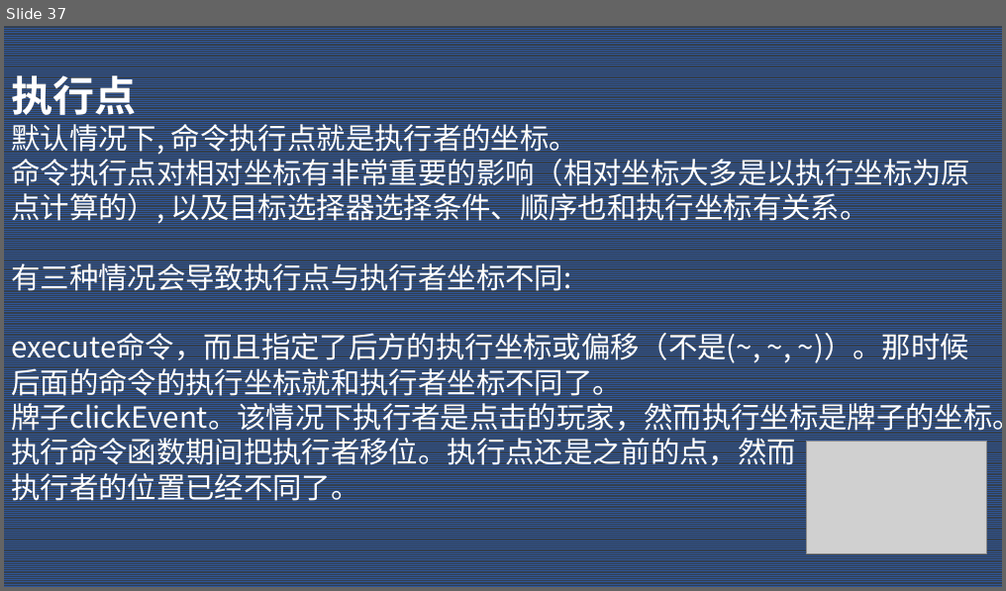
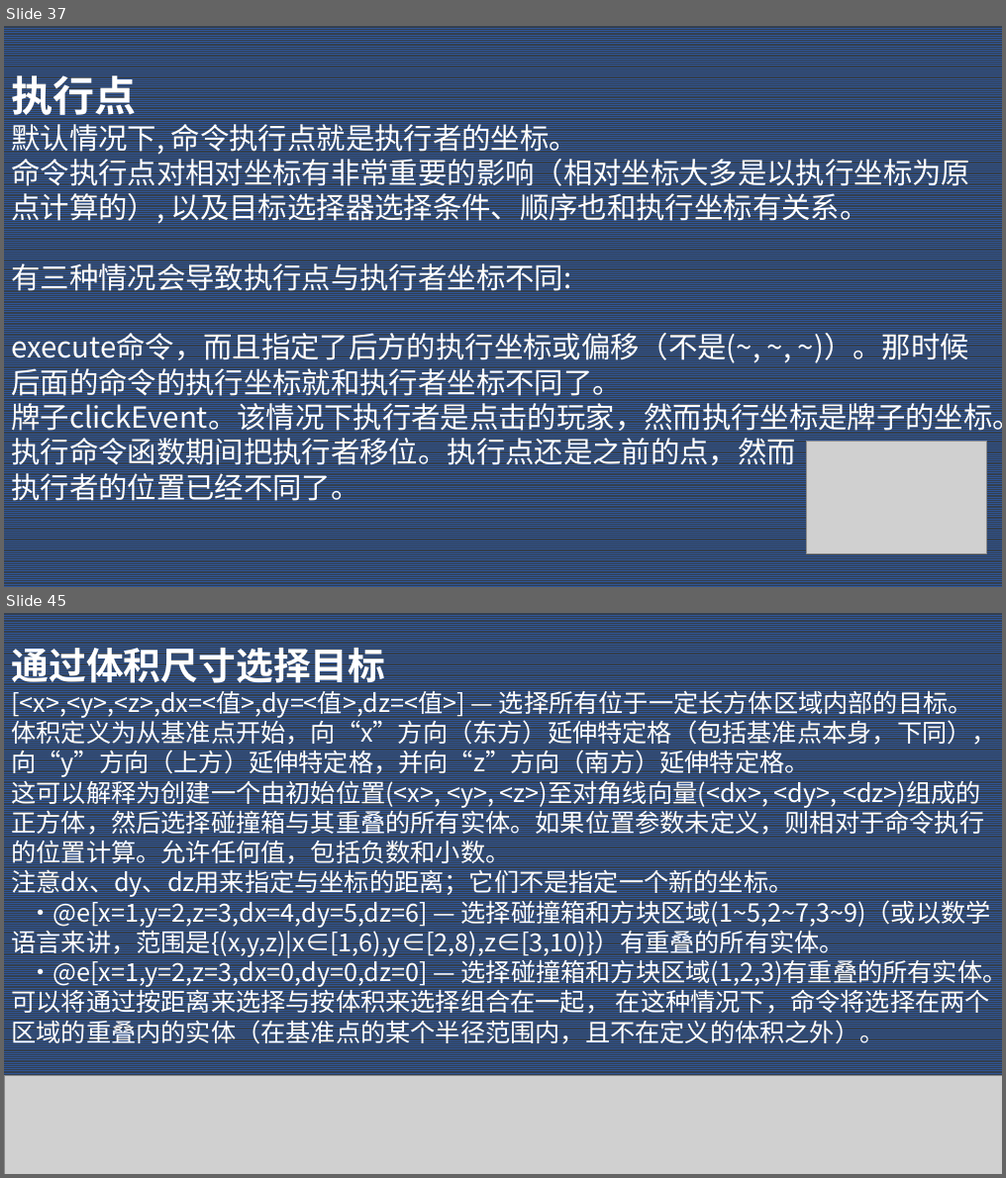
Before and after one commit to Dubhe-Studio/VanillaModTutorialVideo, a slide deck: Day 1 基础概念/PPT/Day 1.pptx. Shown one above the other, each under a label of ours: slide 37 before the commit, slides 37 and 45 after it; the slides between them are not shown. The pictures are 1006x591 and 1006x1178 pixels, drawn with LibreOffice and Linux fonts; fonts in the diff are those of the drawing; grey boxes stand for pictures. Boxes give left, top, right and bottom in pixels: in the first picture for what was removed or moved away, otherwise in the second. Text is boxed around its words. In the diff, an @@ line names an element or a change of style, - is before the commit and + after.

```diff
--- a/Day 1 基础概念/PPT/Day 1.pptx
+++ b/Day 1 基础概念/PPT/Day 1.pptx
@@ slide 45 added at [4, 613, 1002, 1174], background pattern #2F5597 on #333F50 @@
@@ text added at [11, 642, 1002, 1049], 24 pt, text #FFFFFF @@
+通过体积尺寸选择目标
+[<x>,<y>,<z>,dx=<值>,dy=<值>,dz=<值>] — 选择所有位于一定长方体区域内部的目标。体积定义为从基准点开始，向“x”方向（东方）延伸特定格（包括基准点本身，下同），向“y”方向（上方）延伸特定格，并向“z”方向（南方）延伸特定格。
+这可以解释为创建一个由初始位置(<x>, <y>, <z>)至对角线向量(<dx>, <dy>, <dz>)组成的正方体，然后选择碰撞箱‌‌与其重叠的所有实体。如果位置参数未定义，则相对于命令执行的位置计算。允许任何值，包括负数和小数。
+注意dx、dy、dz用来指定与坐标的距离；它们不是指定一个新的坐标。
+·@e[x=1,y=2,z=3,dx=4,dy=5,dz=6] — 选择碰撞箱和方块区域(1~5,2~7,3~9)（或以数学语言来讲，范围是{(x,y,z)|x∈[1,6),y∈[2,8),z∈[3,10)}）有重叠的所有实体。
+·@e[x=1,y=2,z=3,dx=0,dy=0,dz=0] — 选择碰撞箱和方块区域(1,2,3)有重叠的所有实体。
+可以将通过按距离来选择与按体积来选择组合在一起， 在这种情况下，命令将选择在两个区域的重叠内的实体（在基准点的某个半径范围内，且不在定义的体积之外）。
@@ picture added at [4, 1075, 1002, 1174] @@
```
Also in this commit, not shown: 5 slides changed, 19 other slides added, 4 slides removed, 2 other files.
